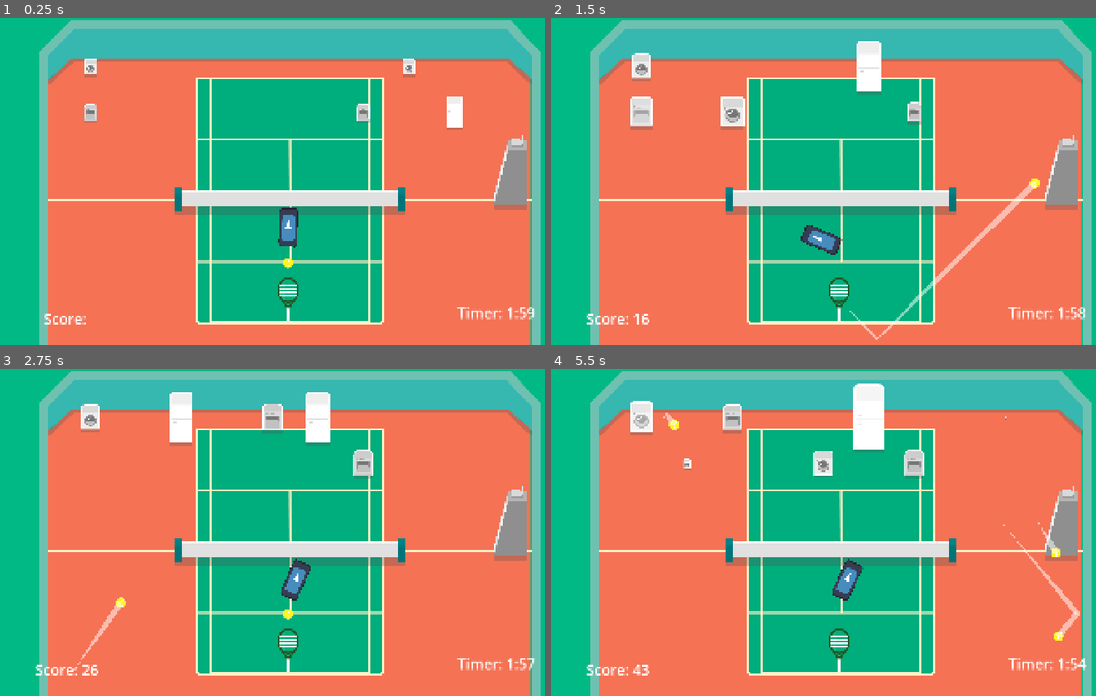
Above: before the commit, frames 1-4 (two rows, left to right).
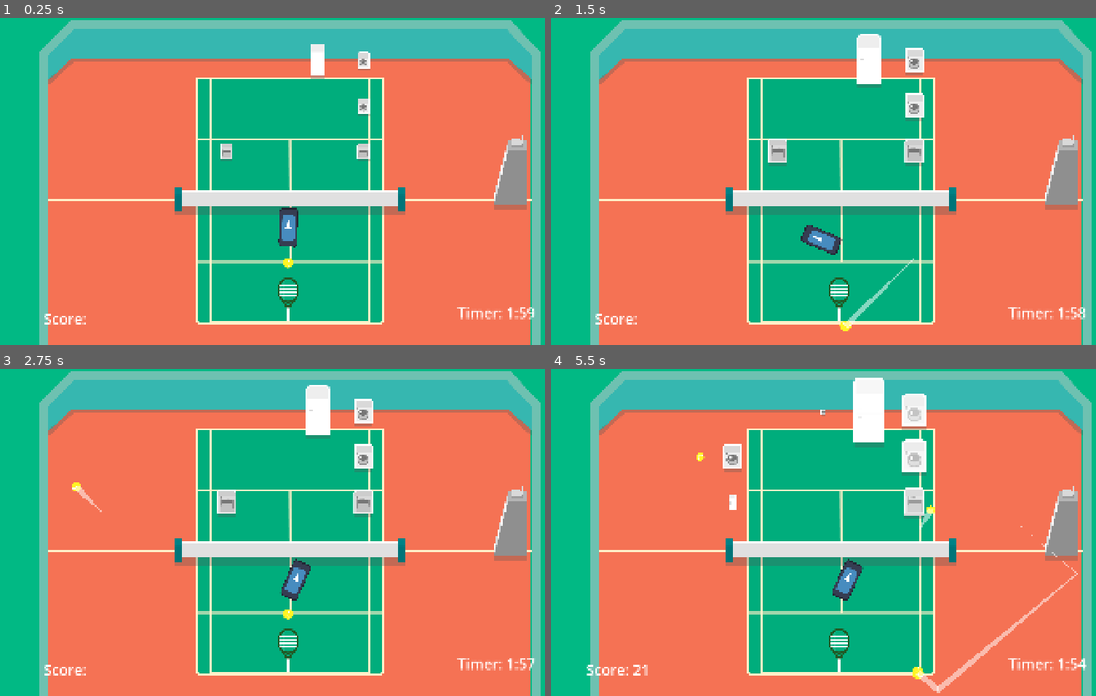
Above: after the commit, the same moments.

Repository: VeryKoolGames/ace_electromenager
Game: Godot game, scene res://Assets/Scenes/Main/main.tscn
Two runs of this game, one before a commit and one after it. Both use one fixed random seed, a clock stepped at 60 frames per second and the inputs below. The engine's default icon, where the game draws it, is replaced by a stand-in: a white triangle on a blue panel in a dark square.
Inputs (mouse positions are in pixels of both pictures, inside the frame that each line leads up to):
- Up to frame 1 (0.25 s): no input
- Up to frame 2 (1.5 s): move the mouse to (970, 165) at 0.52 s; press the mouse at (970, 165) at 0.53 s; move the mouse to (725, 197) at 1.27 s; release the mouse at (725, 197) at 1.28 s; click (725, 197) at 1.35 s
- Up to frame 3 (2.75 s): move the mouse to (348, 460) at 2.02 s; press the mouse at (348, 460) at 2.03 s
- Up to frame 4 (5.5 s): move the mouse to (812, 597) at 2.77 s; release the mouse at (812, 597) at 2.78 s; click (812, 597) at 2.85 s; move the mouse to (1014, 581) at 3.52 s; press the mouse at (1014, 581) at 3.53 s; move the mouse to (665, 483) at 4.27 s; release the mouse at (665, 483) at 4.28 s; click (665, 483) at 4.35 s; move the mouse to (867, 532) at 5.02 s; press the mouse at (867, 532) at 5.03 s

The runs differ from the first frame. In frame 1, 1.5% of the frame differs, in the area x 15-85%, y 8-44%; in frame 2, 3.7%; in frame 3, 3.4%; in frame 4, 4.2%, in the area x 14-98%, y 2-100%.

Commit message:
add scale and rotation to ball

Diff:
--- a/Assets/Scenes/Ball/ball.tscn
+++ b/Assets/Scenes/Ball/ball.tscn
@@ -17,6 +17,7 @@
 gravity_scale = 0.0
 script = ExtResource("1_3vq5u")
 sprite = NodePath("Sprite2D")
+base_scale = Vector2(0.5, 0.5)
 
 [node name="CollisionShape2D" type="CollisionShape2D" parent="."]
 shape = SubResource("CircleShape2D_3vq5u")
--- a/Assets/Scenes/Main/main.tscn
+++ b/Assets/Scenes/Main/main.tscn
@@ -19,7 +19,7 @@
 size = Vector2(754, 8)
 
 [sub_resource type="RectangleShape2D" id="RectangleShape2D_qay54"]
-size = Vector2(1422, 418)
+size = Vector2(1422, 461)
 
 [node name="Main" type="Node2D"]
 
@@ -182,7 +182,7 @@
 position = Vector2(938, 297)
 
 [node name="CollisionShape2D" type="CollisionShape2D" parent="MachineSpawner/Area2D"]
-position = Vector2(30, 50)
+position = Vector2(30, 71.5)
 shape = SubResource("RectangleShape2D_qay54")
 
 [node name="PowerUpCooldown" type="Timer" parent="MachineSpawner"]
--- a/Assets/Scripts/Ball/ball.gd
+++ b/Assets/Scripts/Ball/ball.gd
@@ -19,6 +19,18 @@
 var check_interval: float = 0.7
 var movement_threshold: float = 20.0
 
+# Dynamic scaling properties
+@export var base_scale: Vector2 = Vector2.ONE
+@export var max_scale_multiplier: float = 1.2
+@export var min_scale_multiplier: float = 0.8
+@export var scale_speed_threshold: float = 2000.0
+@export var scale_lerp_speed: float = 8.0
+
+var target_scale: Vector2
+
+@export var rotation_speed_multiplier: float = 5.0
+@export var min_rotation_speed: float = 0.8
+
 func _ready() -> void:
 	collision_layer = 2
 	collision_mask = 1
@@ -29,11 +41,25 @@
 		time_since_last_check += delta
 		check_if_ball_is_stopped()
 		start_velocity *= 0.99
+		update_scale_based_on_velocity(delta)
+		update_rotation_based_on_velocity(delta)
 		check_collisions(move_and_collide(start_velocity * delta))
 
 func start_drilling_behavior() -> void:
 	is_drilling = true
 	sprite.modulate.a = 0.85
+
+func update_scale_based_on_velocity(delta: float) -> void:
+	var current_speed = start_velocity.length()
+	var speed_ratio = clamp(current_speed / scale_speed_threshold, 0.0, 1.0)
+	var scale_multiplier = lerp(min_scale_multiplier, max_scale_multiplier, speed_ratio)
+	target_scale = base_scale * scale_multiplier
+	sprite.scale = sprite.scale.lerp(target_scale, scale_lerp_speed * delta)
+
+func update_rotation_based_on_velocity(delta: float) -> void:
+	var current_speed = start_velocity.length()
+	var rotation_speed = max(current_speed * rotation_speed_multiplier * 0.001, min_rotation_speed)
+	sprite.rotation += rotation_speed * delta * randf_range(0.8, 1.2)
 
 func check_collisions(collision_info: KinematicCollision2D) -> void:
 	if collision_info:
--- a/Assets/Scripts/PowerUps/power_up.gd
+++ b/Assets/Scripts/PowerUps/power_up.gd
@@ -13,6 +13,7 @@
 func _on_area_2d_body_entered(body: Node2D) -> void:
 	if body.is_in_group("ball") and not is_gathered:
 		is_gathered = true
-		body.start_drilling_behavior()
+		if res_power_up.type == ResPowerUp.PowerUpEnum.DRILL_SHOT:
+			body.start_drilling_behavior()
 		Events.on_power_up_gathered.emit(res_power_up)
 		scale_on_destroy_component.destroy()
--- a/project.godot
+++ b/project.godot
@@ -26,7 +26,6 @@
 window/size/viewport_width=1920
 window/size/viewport_height=1080
 window/stretch/mode="canvas_items"
-window/stretch/aspect="expand"
 
 [global_group]
 
